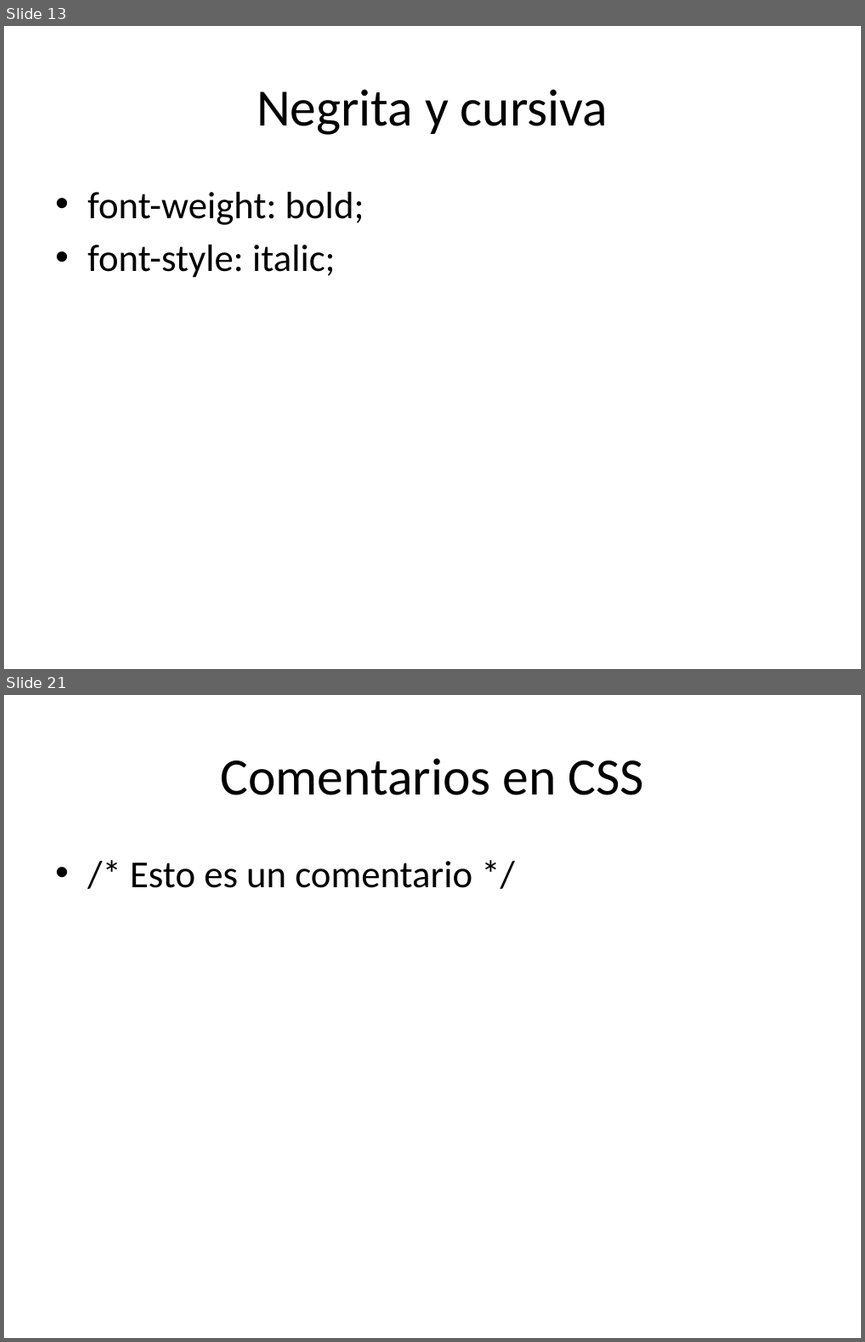
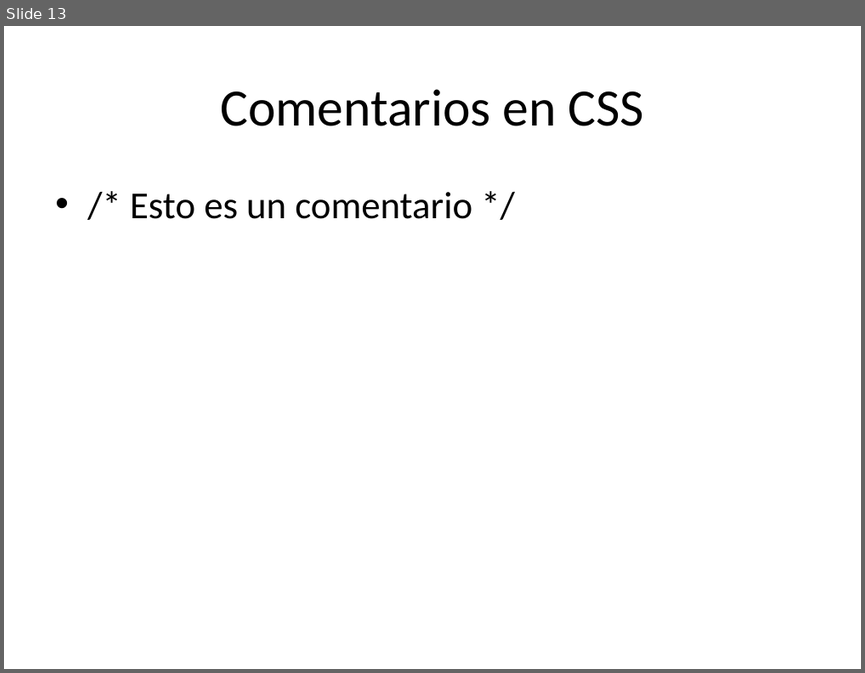
Before and after one commit to santillanlc/ImplementaPaginasWeb, a slide deck: Practica_CSS_Basico28-01-26.pptx. Shown one above the other, each under a label of ours: slides 13 and 21 before the commit, slide 13 after it; the slides between them are not shown. The pictures are 865x1342 and 865x673 pixels, drawn with LibreOffice and Linux fonts; fonts in the diff are those of the drawing. Boxes give left, top, right and bottom in pixels: in the first picture for what was removed or moved away, otherwise in the second. Text is boxed around its words. In the diff, an @@ line names an element or a change of style, - is before the commit and + after.

```diff
--- a/Practica_CSS_Basico28-01-26.pptx
+++ b/Practica_CSS_Basico28-01-26.pptx
@@ slide 13 removed at (4,26,861,669), background #FFFFFF @@
@@ title removed at (256,89,608,135) @@
-Negrita y cursiva
@@ text removed at (87,192,364,278) @@
-• font-weight: bold;
-• font-style: italic;
@@ what was slide 21 is now slide 13 @@
```
Also in this commit, not shown: 10 slides changed, 4 slides added, 10 other slides removed.
